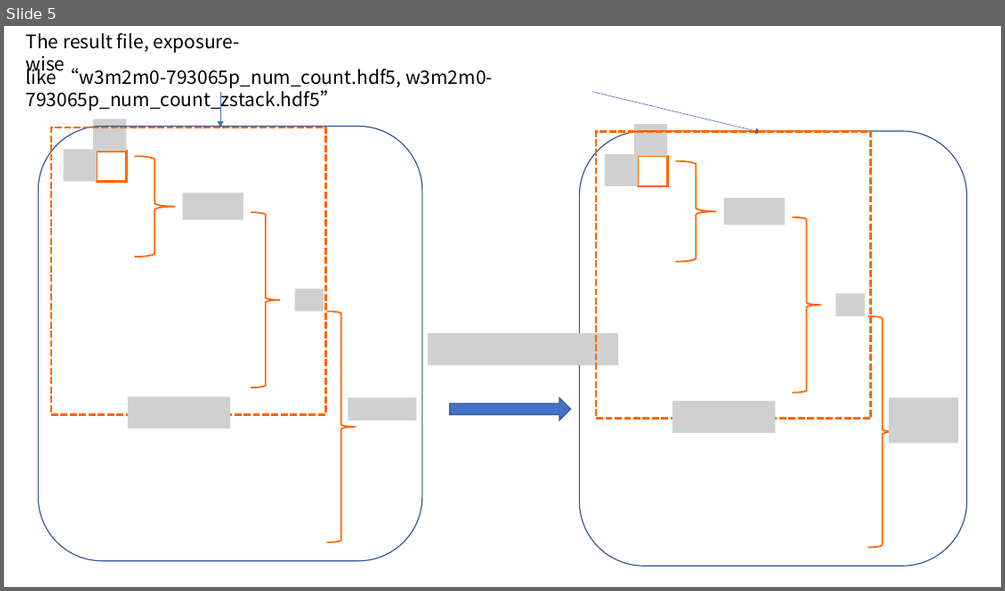
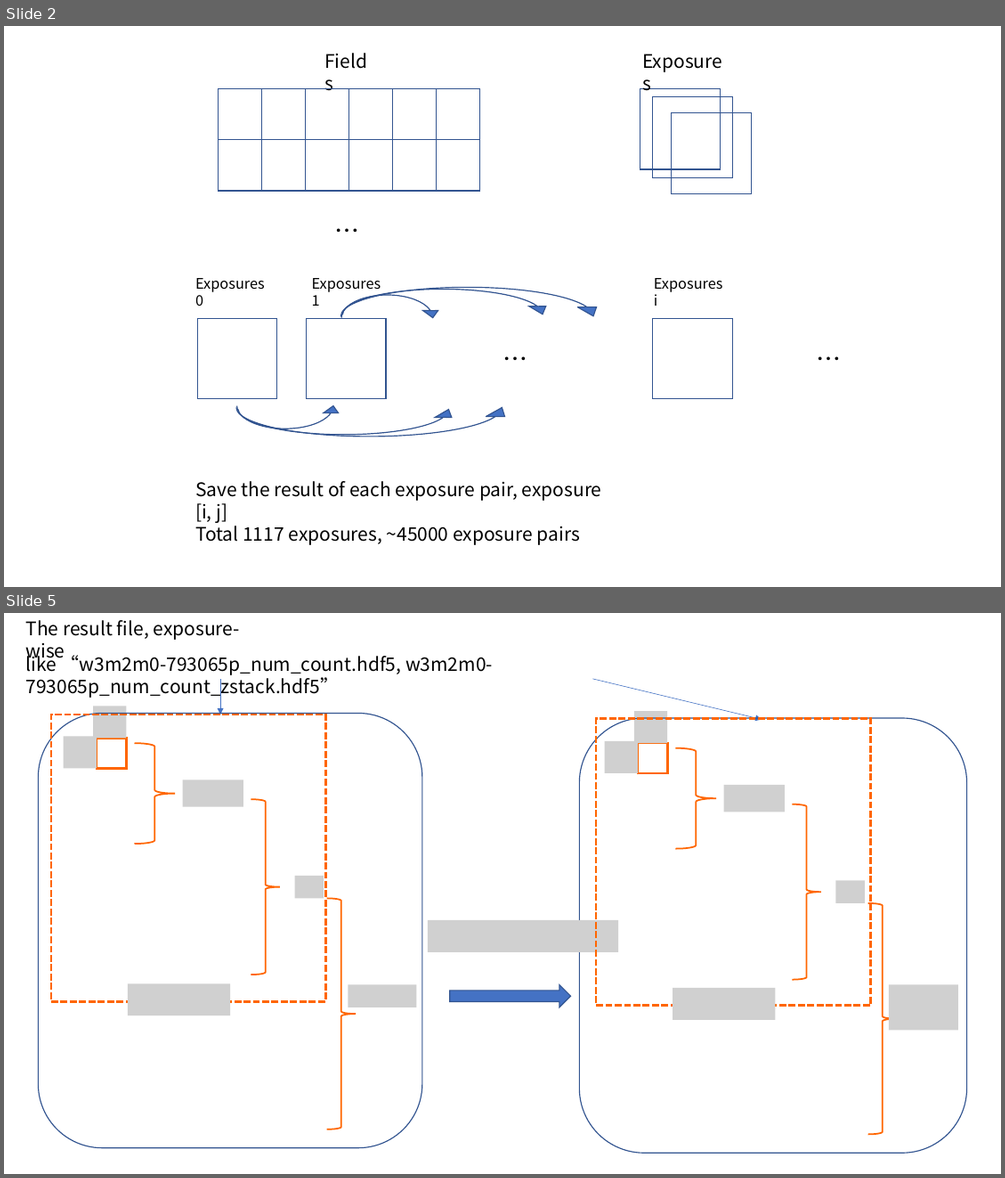
Before and after one commit to hekunlie/astrophy-research, a slide deck: correlation/Fourier_Quad/data_structure.pptx. Shown one above the other, each under a label of ours: slide 5 before the commit, slides 2 and 5 after it; the slides between them are not shown. The pictures are 1005x591 and 1005x1178 pixels, drawn with LibreOffice and Linux fonts; fonts in the diff are those of the drawing; grey boxes stand for pictures. Boxes give left, top, right and bottom in pixels: in the first picture for what was removed or moved away, otherwise in the second. Text is boxed around its words. In the diff, an @@ line names an element or a change of style, - is before the commit and + after.

```diff
--- a/correlation/Fourier_Quad/data_structure.pptx
+++ b/correlation/Fourier_Quad/data_structure.pptx
@@ slide 2 added at box(4, 26, 1001, 587), background #FFFFFF @@
@@ text added at box(317, 46, 378, 75), 18 pt, text #000000 @@
+Fields
@@ rectangle added at box(640, 89, 720, 169), outline #325491 1 pt @@
@@ rectangle added at box(652, 97, 732, 178), outline #325491 1 pt @@
@@ rectangle added at box(672, 112, 752, 193), outline #325491 1 pt @@
@@ group added at box(218, 89, 479, 191): 12 rectangles @@
@@ text added at box(327, 211, 360, 248), 24 pt, text #000000 @@
+…
@@ text added at box(195, 278, 265, 305), 14 pt, text #000000 @@
+Exposures 0
@@ text added at box(312, 278, 381, 305), 14 pt, text #000000 @@
+Exposures 1
@@ curved down arrow added at box(340, 287, 602, 316), fill #4472C4, outline #325491 1 pt @@
@@ curved down arrow added at box(343, 289, 550, 314), fill #4472C4, outline #325491 1 pt @@
@@ text added at box(654, 278, 723, 305), 14 pt, text #000000 @@
+Exposures i
@@ rectangle added at box(197, 319, 277, 399), outline #325491 1 pt @@
@@ rectangle added at box(306, 319, 386, 399), outline #325491 1 pt @@
@@ curved down arrow added at box(341, 295, 440, 319), fill #4472C4, outline #325491 1 pt @@
@@ rectangle added at box(652, 319, 732, 399), outline #325491 1 pt @@
@@ text added at box(495, 340, 528, 378), 24 pt, text #000000 @@
+…
@@ text added at box(809, 340, 842, 378), 24 pt, text #000000 @@
+…
@@ curved down arrow added at box(236, 408, 512, 436), fill #4472C4, outline #325491 1 pt @@
@@ curved down arrow added at box(237, 406, 341, 429), fill #4472C4, outline #325491 1 pt @@
@@ curved down arrow added at box(238, 410, 456, 435), fill #4472C4, outline #325491 1 pt @@
@@ text added at box(195, 481, 602, 545), 18 pt, text #000000 @@
+Save the result of each exposure pair, exposure [i, j]
+Total 1117 exposures, ~45000 exposure pairs
@@ text added at box(289, 530, 382, 545), 18 pt, text #000000 @@
+Exposures
```
Also in this commit, not shown: 1 other slide added, 2 slides removed.
